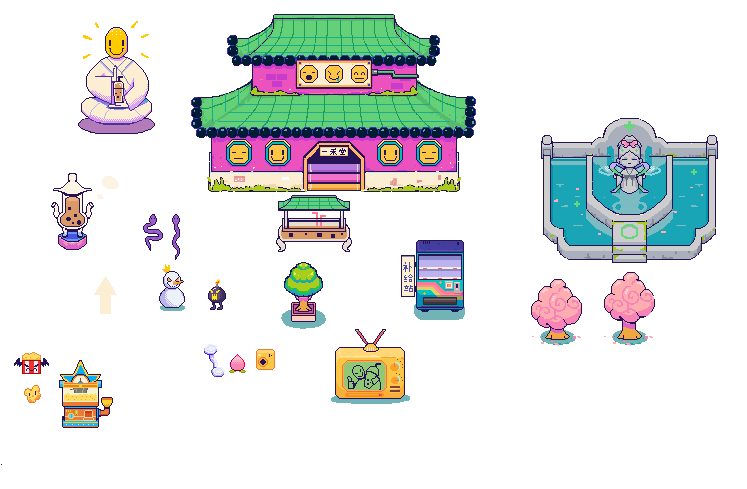
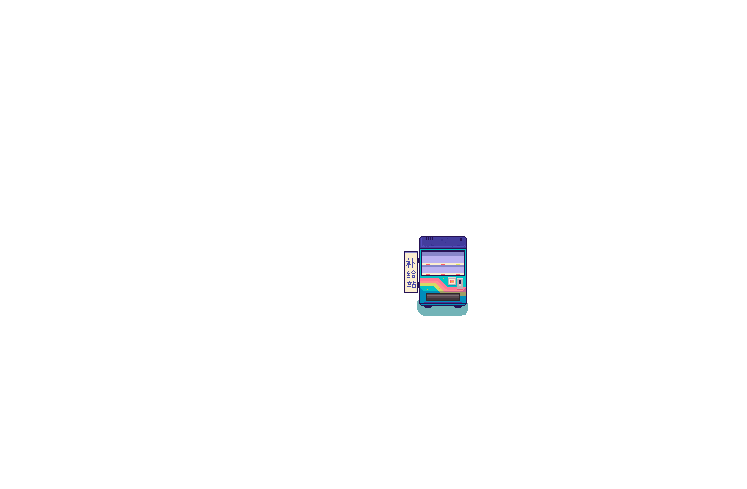
Layered file, before and after one edit (747px x 489px). Changes by layer:
removed layer "图层 23" (1st of 3) over [78, 21, 155, 134]
removed layer "图层 37" (1st of 2) over [172, 214, 180, 260]
removed layer "图层 37" (2nd of 2) over [143, 214, 163, 251]
hid "从选区" (1st of 6), painted on it over [401, 236, 468, 320]
removed layer "图层 29" (1st of 2) over [331, 329, 410, 404]
removed layer "图层 28" over [1, 360, 113, 465]
hid "从选区" (2nd of 6), painted on it over [281, 236, 468, 329]
hid "从选区" (3rd of 6), painted on it over [94, 236, 468, 316]
removed layer "图层 26" over [276, 195, 352, 252]
painted on "从选区" (4th of 6) over [51, 173, 468, 316]
removed layer "图层 22" (2nd of 2) over [191, 14, 476, 192]
removed layer "图层 23" (2nd of 3) over [204, 344, 275, 378]
removed layer "图层 25" over [14, 352, 49, 403]
removed layer "图层 23" (3rd of 3) over [159, 264, 226, 311]
hid "从选区" (5th of 6), painted on it over [404, 236, 582, 346]
hid "从选区" (6th of 6), painted on it over [404, 236, 655, 346]
removed layer "从选区" (7th of 7) over [541, 118, 718, 263]
